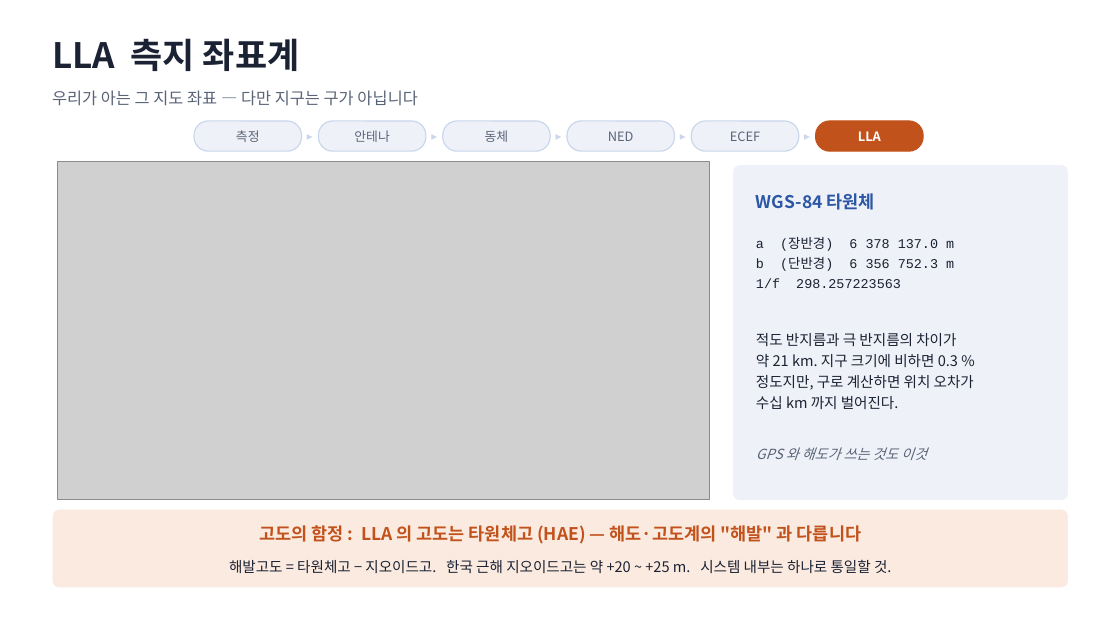
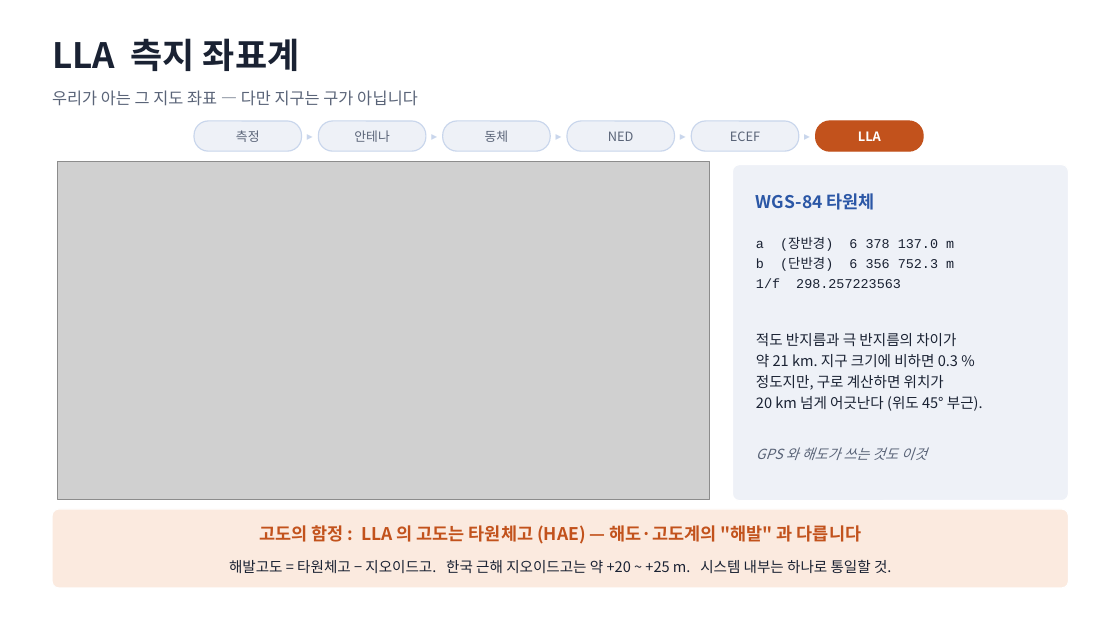
Before and after one commit to harley-hwan/IpcProc, a slide deck: slide 19 of Part2_CoordFrames/ref/산출물/Chapter2_coordinate_systems.pptx. Drawn at 1120x630 pixels with LibreOffice and Linux fonts; fonts in the diff are those of the drawing; grey boxes stand for pictures. Boxes give left, top, right and bottom in pixels: in the first picture for what was removed or moved away, otherwise in the second. Text is boxed around its words. In the diff, an @@ line names an element or a change of style, - is before the commit and + after.

```diff
--- a/Part2_CoordFrames/ref/산출물/Chapter2_coordinate_systems.pptx
+++ b/Part2_CoordFrames/ref/산출물/Chapter2_coordinate_systems.pptx
@@ text at box(756, 375, 983, 411): text changed @@
-정도지만, 구로 계산하면 위치 오차가
-수십 km 까지 벌어진다.
+정도지만, 구로 계산하면 위치가
+20 km 넘게 어긋난다 (위도 45° 부근).
```
Also in this commit, not shown: 15 other slides changed, 10 other files.
